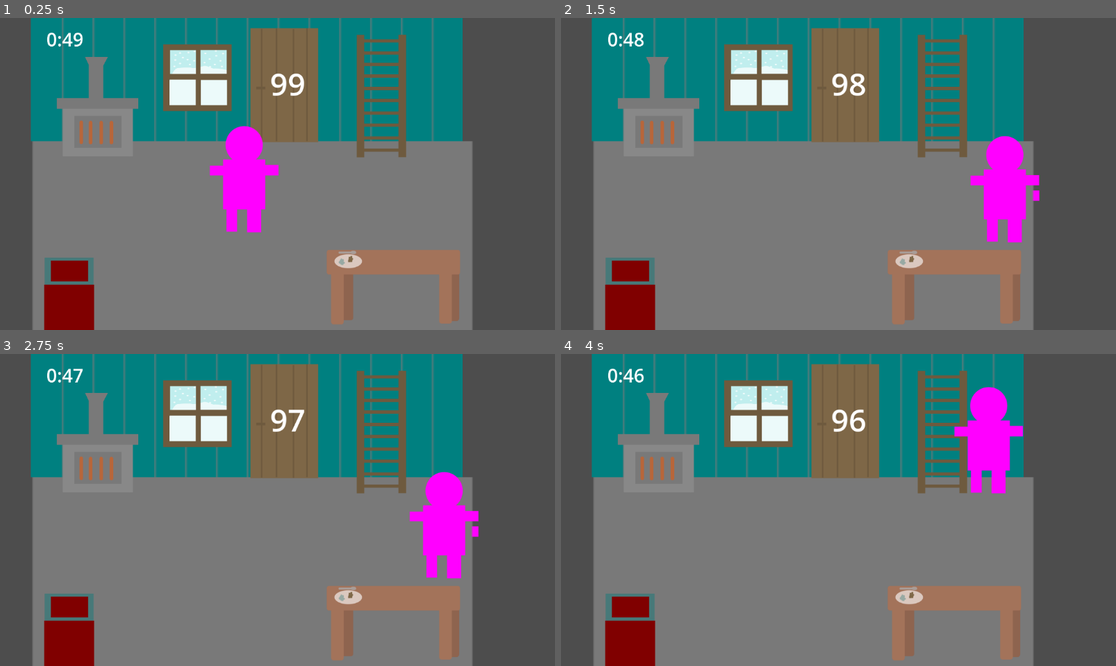
Above: before the commit, frames 1-4 (two rows, left to right).
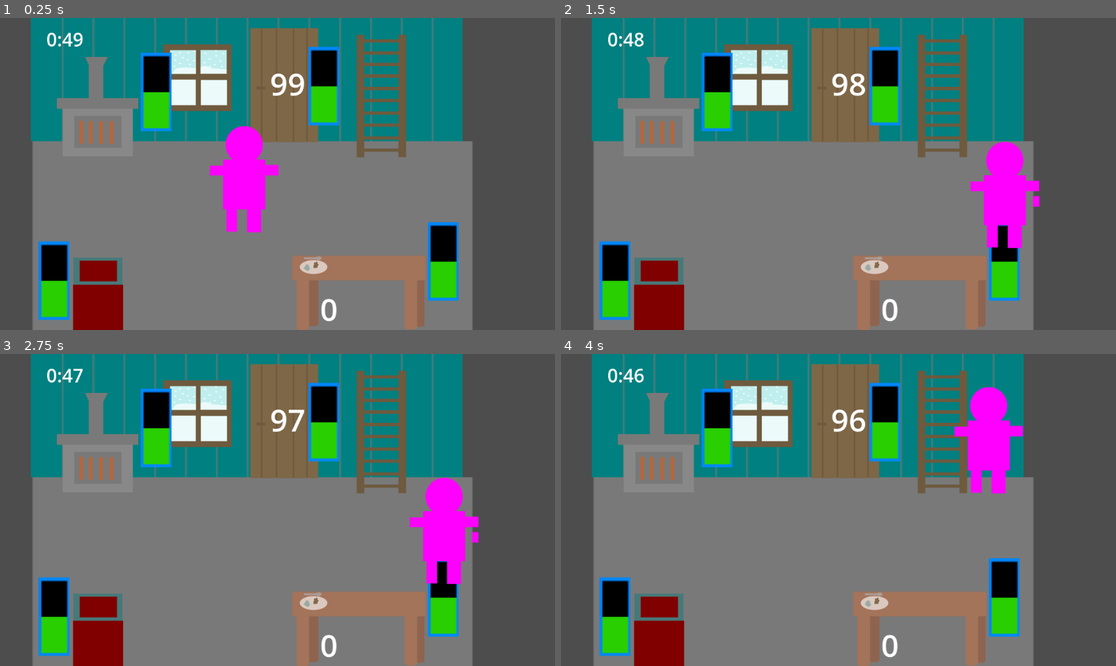
Above: after the commit, the same moments.

Repository: acfielder/FrozenCabin
Game: Godot game, scene res://test_level.tscn
The game is run twice, just before and just after one commit, with the same random seed, the same clock (stepped at 60 frames per second) and the same inputs.
Inputs (mouse positions are in pixels of both pictures, inside the frame that each line leads up to):
- Up to frame 1 (0.25 s): no input
- Up to frame 2 (1.5 s): tap Enter at 0.5 s; move the mouse to (960, 158) at 0.52 s; hold Right (right) 0.53-1.28 s; hold E (SceneOpen) 0.53-1.28 s; click (960, 158) at 0.67 s; tap P (test) at 0.8, 1.35 s; move the mouse to (727, 189) at 1.27 s; hold Down (down) from 1.28 s (still down)
- Up to frame 3 (2.75 s): tap E (SceneOpen) at 1.55 s; tap Space at 2 s; move the mouse to (333, 441) at 2.02 s; release Down (down) at 2.03 s; hold Right (right) from 2.03 s (still down); hold E (SceneOpen) from 2.03 s (still down); tap P (test) at 2.3 s
- Up to frame 4 (4 s): tap Enter at 2.75 s; move the mouse to (810, 572) at 2.77 s; release Right (right) at 2.78 s; release E (SceneOpen) at 2.78 s; hold Up (up) 2.78-3.53 s; tap P (test) at 2.85, 3.8 s; click (810, 572) at 2.92 s; tap E (SceneOpen) at 3.05 s; tap Space at 3.5 s; move the mouse to (1005, 556) at 3.52 s; hold Left (left) from 3.53 s (still down); hold E (SceneOpen) from 3.53 s (still down)

The runs differ from the first frame. In frame 1, 11% of the frame differs, in the area x 6-83%, y 9-100%; in frame 2, 11%, in the area x 6-87%, y 9-100%; in frame 3, 11%; in frame 4, 11%.
Error before the commit: Invalid access to property or key 'timer_text' on a base object of type 'Node2D (test_level.gd)'. (res://LevelScenes/door_scenetest.gd:21)
Error after the commit: Invalid assignment of property or key 'text' with value of type 'String' on a base object of type 'null instance'. (res://test_level.gd:18)

Commit message:
progress bar on timer

Diff:
--- a/LevelScenes/door_scenetest.gd
+++ b/LevelScenes/door_scenetest.gd
@@ -18,9 +18,12 @@
 		test_num = test_num +1
 
 func _process(delta):
-	$DoorOverallTimer.text = get_node("/root/Node2D").timer_text
+	$DoorOverallTimer.text = str(get_node("/root/Node2D/DoorTimer").time_left)
 	$Score.text = str(test_num)
+	#$Label.text = str(get_node("/root/Node2D/DoorTimer").time_left)
+	$Label.text = str(global.doorToAdd)
 
 func _on_door_close_pressed():
 		#get_tree().change_scene_to_file("res://test_level.tscn")
+		global.doorToAdd = test_num
 		queue_free()
--- a/LevelScenes/door_scenetest.tscn
+++ b/LevelScenes/door_scenetest.tscn
@@ -38,4 +38,12 @@
 offset_bottom = 88.0
 text = "mm"
 
+[node name="Label" type="Label" parent="."]
+layout_mode = 0
+offset_left = 175.0
+offset_top = 45.0
+offset_right = 215.0
+offset_bottom = 68.0
+text = "d"
+
 [connection signal="pressed" from="DoorClose" to="." method="_on_door_close_pressed"]
--- a/LevelScenes/eat_scene.gd
+++ b/LevelScenes/eat_scene.gd
@@ -1,9 +1,12 @@
 extends Control
 
+var stlevel
 
 func _input(event):
 	if event.is_action_pressed("SceneOpen") && get_node("/root/Node2D/MainDude").get("collision_check_eat"):
-		get_node("/root/Node2D/EatScene").show()
+		#get_node("/root/Node2D/EatScene").show()
+		stlevel = load("res://LevelScenes/eat_scene.tscn").instantiate()
+		get_tree().get_root().add_child(stlevel)
 		get_node("/root/Node2D/MainDude").collision_check_eat = false
 
 
@@ -14,8 +17,10 @@
 
 # Called every frame. 'delta' is the elapsed time since the previous frame.
 func _process(delta):
-	#$EatOverallTimer.text = get_node("/root/Node2D").timer_text
-	pass
+	$EatOverallTimer.text = str(get_node("/root/Node2D/EatTimer").time_left)
+
 
 func _on_eat_close_pressed():
-	get_node("/root/Node2D/EatScene").hide()
+	#get_node("/root/Node2D/EatScene").hide()
+	global.eaten = $MemoryMap.score
+	queue_free()
--- a/LevelScenes/eat_scene.tscn
+++ b/LevelScenes/eat_scene.tscn
@@ -4,7 +4,6 @@
 [ext_resource type="Script" path="res://LevelScenes/eat_scene.gd" id="1_hnm1k"]
 
 [node name="EatScene" type="Control"]
-visible = false
 layout_mode = 3
 anchors_preset = 0
 offset_right = 40.0
--- a/drawing-1.svg
+++ b/drawing-1.svg
@@ -26,9 +26,9 @@
      inkscape:pagecheckerboard="0"
      inkscape:deskcolor="#d1d1d1"
      inkscape:document-units="px"
-     inkscape:zoom="3.1594375"
-     inkscape:cx="194.18014"
-     inkscape:cy="1213.8237"
+     inkscape:zoom="4.7148397"
+     inkscape:cx="481.98881"
+     inkscape:cy="1189.0118"
      inkscape:window-width="1440"
      inkscape:window-height="771"
      inkscape:window-x="0"
@@ -119,8 +119,31 @@
        dotted="false"
        gridanglex="30"
        gridanglez="30"
-       visible="true" /></sodipodi:namedview><defs
+       visible="true" /><inkscape:page
+       x="136.40331"
+       y="304.70905"
+       width="8.2823601"
+       height="21.472786"
+       id="page5"
+       margin="0"
+       bleed="0" /><inkscape:page
+       x="115.03277"
+       y="304.50455"
+       width="8.4868625"
+       height="21.370534"
+       id="page22"
+       inkscape:export-filename="Characters/progress/mainProgress.png"
+       inkscape:export-xdpi="96"
+       inkscape:export-ydpi="96" /></sodipodi:namedview><defs
      id="defs1"><inkscape:path-effect
+       effect="powerclip"
+       id="path-effect26"
+       is_visible="true"
+       lpeversion="1"
+       inverse="true"
+       flatten="false"
+       hide_clip="false"
+       message="Use fill-rule evenodd on &lt;b&gt;fill and stroke&lt;/b&gt; dialog if no flatten result after convert clip to paths." /><inkscape:path-effect
        effect="powerclip"
        id="path-effect6"
        is_visible="true"
@@ -246,7 +269,22 @@
          id="lpe_path-effect5-6"
          style="fill:#f1d0f0;fill-opacity:1;stroke:#000000;stroke-width:0.0264583;stroke-linejoin:round;stroke-dasharray:none"
          class="powerclip"
-         d="m 28.189494,317.56287 h 12.823372 v 12.66145 H 2 …(193 unchanged characters)…  0 0 0.470981,-0.47098 z" /></clipPath></defs><g
+         d="m 28.189494,317.56287 h 12.823372 v 12.66145 H 2 …(193 unchanged characters)…  0 0 0.470981,-0.47098 z" /></clipPath><clipPath
+       clipPathUnits="userSpaceOnUse"
+       id="clipPath25"><rect
+         style="display:none;fill:#d3af67;stroke:#ab8438;stroke-width:0.0264583;stroke-linejoin:round"
+         id="rect26"
+         width="7.2810974"
+         height="20.003857"
+         x="115.57784"
+         y="305.19293"
+         rx="0.02140821"
+         ry="0.02140821"
+         d="m 115.59925,305.19293 h 7.23828 c 0.0119,0 0.0214,0.01 0.0214,0.0214 v 19.96104 c 0,0.0119 -0.01,0.0214 -0.0214,0.0214 h -7.23828 c -0.0119,0 -0.0214,-0.01 -0.0214,-0.0214 v -19.96104 c 0,-0.0119 0.01,-0.0214 0.0214,-0.0214 z" /><path
+         id="lpe_path-effect26"
+         style="fill:#d3af67;stroke:#ab8438;stroke-width:0.0264583;stroke-linejoin:round"
+         class="powerclip"
+         d="m 109.79151,299.18456 h 18.71783 v 31.80599 h -18.71783 z m 5.80774,6.00837 c -0.0119,0 -0.0214,0.01 -0.0214,0.0214 v 19.96104 c 0,0.0119 0.01,0.0214 0.0214,0.0214 h 7.23828 c 0.0119,0 0.0214,-0.01 0.0214,-0.0214 v -19.96104 c 0,-0.0119 -0.01,-0.0214 -0.0214,-0.0214 z" /></clipPath></defs><g
      inkscape:label="Layer 1"
      inkscape:groupmode="layer"
      id="layer1"><rect
@@ -1468,4 +1506,25 @@
            id="path51" /><path
            style="fill:none;stroke:#ab8438;stroke-width:0.0264583;stroke-linecap:butt;stroke-linejoin:miter;stroke-dasharray:none;stroke-opacity:1"
            d="m 70.979582,316.37239 0.693071,-0.4137"
-           id="path52" /></g></g></g></svg>
+           id="path52" /></g></g><rect
+       style="fill:#ffffff;stroke:none;stroke-width:0.0263768;stroke-linejoin:round;fill-opacity:1"
+       id="rect22"
+       width="8.2880373"
+       height="21.486603"
+       x="136.39766"
+       y="304.70898"
+       rx="0.02140821"
+       ry="0.02140821" /><path
+       style="fill:#ffffff;stroke:none;stroke-width:0.0264583;stroke-linejoin:round;fill-opacity:1"
+       id="rect24"
+       width="8.6913652"
+       height="21.779539"
+       x="114.80474"
+       y="304.19778"
+       rx="0.02202104"
+       ry="0.021822881"
+       clip-path="url(#clipPath25)"
+       inkscape:path-effect="#path-effect26"
+       sodipodi:type="rect"
+       d="m 114.82676,304.19778 h 8.64733 c 0.0122,0 0.022,0.01 0.022,0.0218 v 21.73589 c 0,0.0121 -0.01,0.0218 -0.022,0.0218 h -8.64733 c -0.0122,0 -0.022,-0.01 -0.022,-0.0218 v -21.73589 c 0,-0.0121 0.01,-0.0218 0.022,-0.0218 z"
+       transform="matrix(0.97217073,0,0,0.98099822,3.4371229,6.0732085)" /></g></svg>
--- a/global.gd
+++ b/global.gd
@@ -1,6 +1,9 @@
 extends Node
 
 const home = "res://test_level.tscn"
+
+var doorToAdd = 0
+var eaten = 0
 
 # Called when the node enters the scene tree for the first time.
 func _ready():
--- a/test_level.gd
+++ b/test_level.gd
@@ -5,13 +5,32 @@
 func _ready():
 	$OverallTimer.start()
 	$DoorTimer.start()
+	$EatTimer.start()
 
 
 # Called every frame. 'delta' is the elapsed time since the previous frame.
 func _process(delta):
 	#$TimeLeftLabel.text= str($Timer.time_left)
 	$TimeLeftLabel.text = "%d:%02d" % [floor($OverallTimer.time_left / 60), int($OverallTimer.time_left) % 60]
+
+
 	$DoorLevelMain.text = str(floor($DoorTimer.time_left))
+	$Label.text = str(global.doorToAdd)
+	$DoorProgress.value = floor($DoorTimer.time_left)
+	if global.doorToAdd > 0:
+		$DoorTimer.set_wait_time($DoorTimer.time_left + (global.doorToAdd * 4))
+		$DoorTimer.start()
+		await get_tree().create_timer(0.00167).timeout
+		global.doorToAdd = 0
+
+
+	$HungerLevelMain.text = str(floor($EatTimer.time_left))
+	$EatProgress.value = floor($EatTimer.time_left)
+	if global.eaten > 0:
+		$EatTimer.set_wait_time($EatTimer.time_left +(global.eaten * 4))
+		$EatTimer.start()
+		await get_tree().create_timer(0.00167).timeout
+		global.eaten = 0
 
 
 func _on_timer_timeout():
--- a/test_level.tscn
+++ b/test_level.tscn
@@ -14,6 +14,8 @@
 [ext_resource type="PackedScene" uid="uid://c4br0rbhuvgbi" path="res://LevelScenes/bed_scene.tscn" id="11_i31u3"]
 [ext_resource type="PackedScene" uid="uid://c0gux7ot0xqqx" path="res://LevelScenes/door_scenetest.tscn" id="12_5o3w1"]
 [ext_resource type="PackedScene" uid="uid://mghcfn3sjbsn" path="res://LevelScenes/roof_scene.tscn" id="14_1m80g"]
+[ext_resource type="Texture2D" uid="uid://c07dxxfv2rdui" path="res://Characters/progress/borderProgress.png" id="15_0l0mm"]
+[ext_resource type="Texture2D" uid="uid://bg2nwwx3nw3f7" path="res://Characters/progress/mainProgress.png" id="16_t4vff"]
 
 [sub_resource type="TileSetAtlasSource" id="TileSetAtlasSource_ypwo5"]
 texture = ExtResource("1_3u0os")
@@ -2800,18 +2802,83 @@
 [node name="Window" parent="." instance=ExtResource("7_vvt4j")]
 position = Vector2(74, 6)
 
+[node name="DoorProgress" type="TextureProgressBar" parent="."]
+offset_left = 160.0
+offset_top = 15.0
+offset_right = 191.0
+offset_bottom = 96.0
+scale = Vector2(0.503212, 0.503212)
+value = 50.0
+allow_greater = true
+fill_mode = 3
+texture_under = ExtResource("15_0l0mm")
+texture_over = ExtResource("16_t4vff")
+texture_progress = ExtResource("15_0l0mm")
+tint_under = Color(0, 0, 0, 1)
+tint_over = Color(0, 0.529412, 1, 1)
+tint_progress = Color(0.160784, 0.811765, 0, 1)
+
+[node name="EatProgress" type="TextureProgressBar" parent="."]
+offset_left = 222.0
+offset_top = 106.0
+offset_right = 253.0
+offset_bottom = 187.0
+scale = Vector2(0.503212, 0.503212)
+value = 50.0
+allow_greater = true
+fill_mode = 3
+texture_under = ExtResource("15_0l0mm")
+texture_over = ExtResource("16_t4vff")
+texture_progress = ExtResource("15_0l0mm")
+tint_under = Color(0, 0, 0, 1)
+tint_over = Color(0, 0.529412, 1, 1)
+tint_progress = Color(0.160784, 0.811765, 0, 1)
+
+[node name="FurnaceProgress" type="TextureProgressBar" parent="."]
+offset_left = 73.0
+offset_top = 18.0
+offset_right = 104.0
+offset_bottom = 99.0
+scale = Vector2(0.503212, 0.503212)
+value = 50.0
+allow_greater = true
+fill_mode = 3
+texture_under = ExtResource("15_0l0mm")
+texture_over = ExtResource("16_t4vff")
+texture_progress = ExtResource("15_0l0mm")
+tint_under = Color(0, 0, 0, 1)
+tint_over = Color(0, 0.529412, 1, 1)
+tint_progress = Color(0.160784, 0.811765, 0, 1)
+
+[node name="SleepProgress" type="TextureProgressBar" parent="."]
+offset_left = 20.0
+offset_top = 116.0
+offset_right = 51.0
+offset_bottom = 197.0
+scale = Vector2(0.503212, 0.503212)
+value = 50.0
+allow_greater = true
+fill_mode = 3
+texture_under = ExtResource("15_0l0mm")
+texture_over = ExtResource("16_t4vff")
+texture_progress = ExtResource("15_0l0mm")
+tint_under = Color(0, 0, 0, 1)
+tint_over = Color(0, 0.529412, 1, 1)
+tint_progress = Color(0.160784, 0.811765, 0, 1)
+
 [node name="MainDude" parent="." instance=ExtResource("3_bon7r")]
 position = Vector2(126, 137)
 
 [node name="Bed" parent="." instance=ExtResource("4_dkuex")]
-position = Vector2(-7, 15)
+position = Vector2(8, 15)
 
 [node name="Table" parent="." instance=ExtResource("6_e8d53")]
-position = Vector2(131, 98)
+position = Vector2(113, 101)
 
 [node name="BedScene" parent="." instance=ExtResource("11_i31u3")]
 
 [node name="EatScene" parent="." instance=ExtResource("11_211uf")]
+visible = false
 
 [node name="RoofScene" parent="." instance=ExtResource("14_1m80g")]
 
@@ -2831,8 +2898,11 @@
 text = "00:00"
 
 [node name="HungerLevelMain" type="Label" parent="."]
-offset_right = 40.0
-offset_bottom = 23.0
+offset_left = 166.0
+offset_top = 140.0
+offset_right = 206.0
+offset_bottom = 163.0
+text = "0"
 
 [node name="DoorLevelMain" type="Label" parent="."]
 offset_left = 140.0
@@ -2843,5 +2913,10 @@
 
 [node name="DoorTimer" type="Timer" parent="."]
 wait_time = 100.0
+one_shot = true
+
+[node name="EatTimer" type="Timer" parent="."]
+wait_time = 100.0
+one_shot = true
 
 [connection signal="timeout" from="OverallTimer" to="." method="_on_timer_timeout"]
Binary file added: Characters/progress/borderProgress.png
Not shown, added: Characters/progress/borderProgress.png.import
Binary file added: Characters/progress/mainProgress.png
Not shown, added: Characters/progress/mainProgress.png.import
Not shown: 1 places in test_level.tscn that only renumber resources
